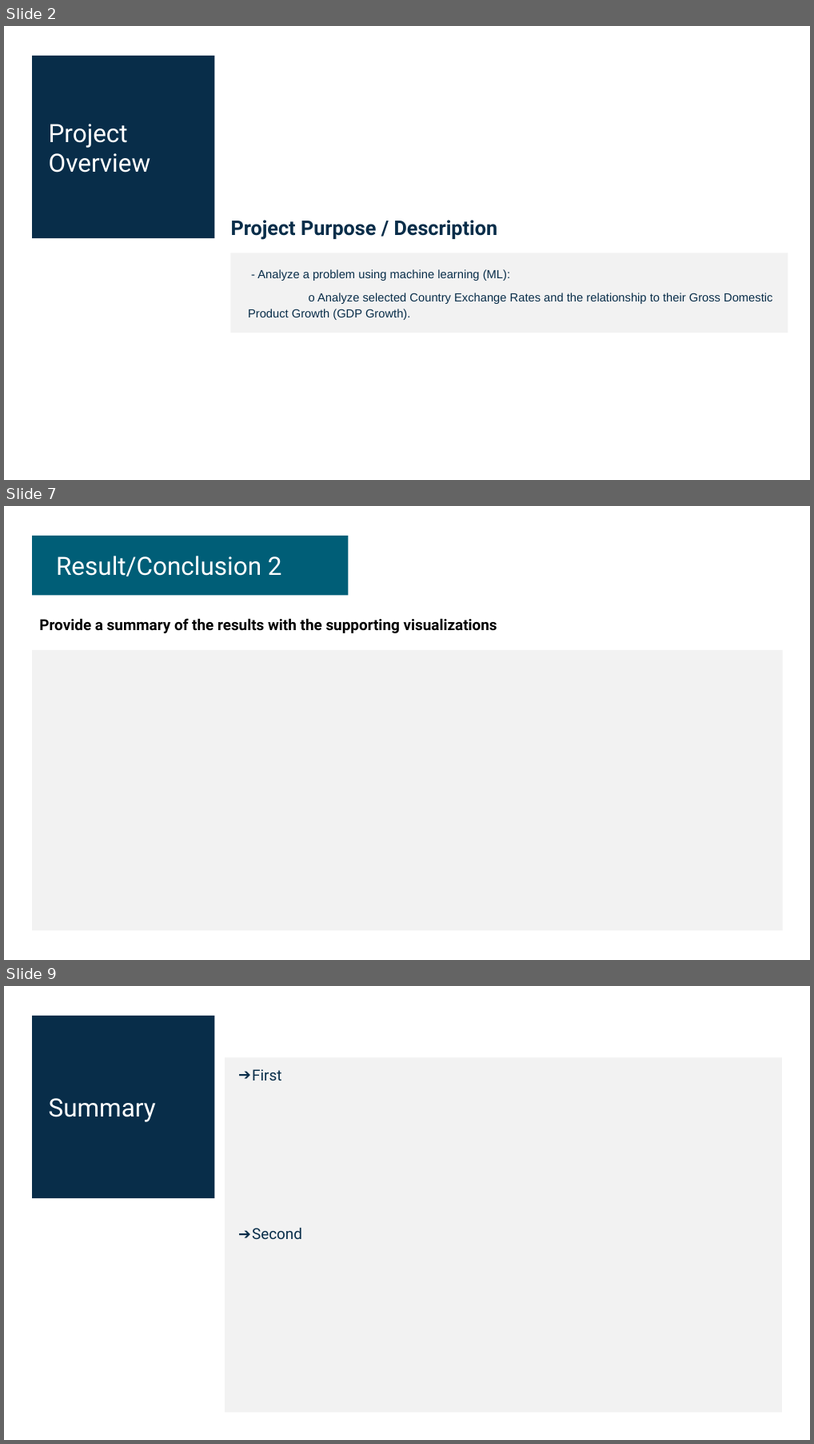
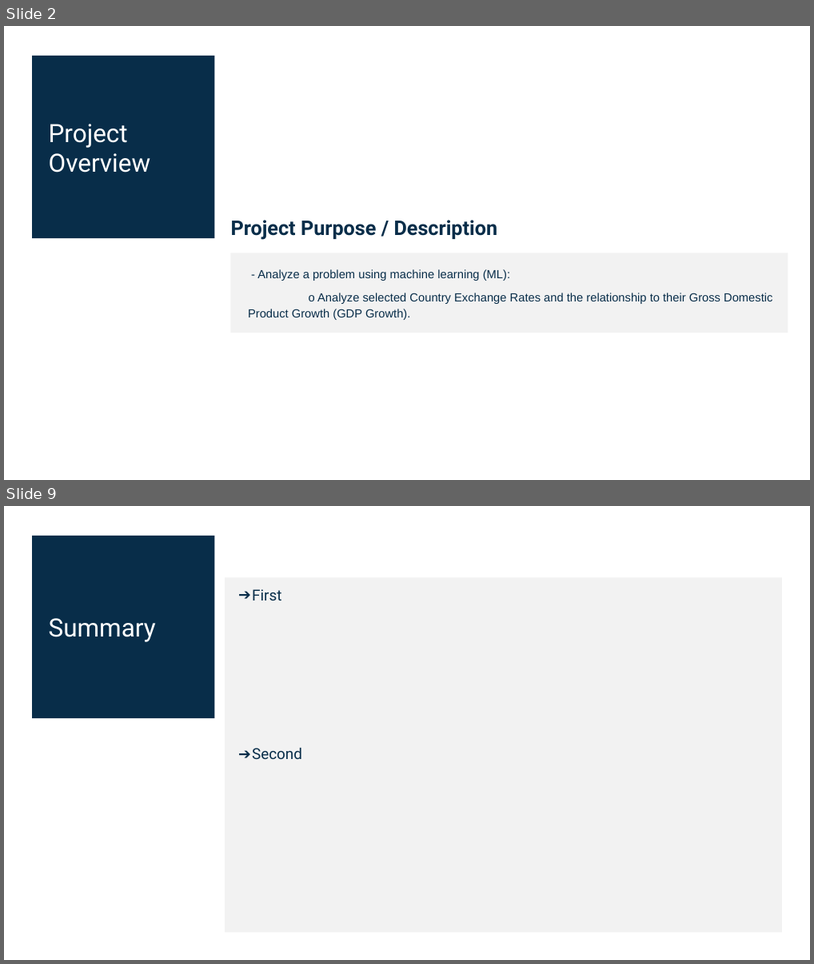
Before and after one commit to tbrown14611/Project_2, a slide deck: Team 3 AI_Bootcamp_Project_2.pptx. Shown one above the other, each under a label of ours: slides 2, 7 and 9 before the commit, slides 2 and 9 after it; the slides between them are not shown. The pictures are 814x1444 and 814x964 pixels, drawn with LibreOffice and Linux fonts; fonts in the diff are those of the drawing. Boxes give left, top, right and bottom in pixels: in the first picture for what was removed or moved away, otherwise in the second. Text is boxed around its words. In the diff, an @@ line names an element or a change of style, - is before the commit and + after.

```diff
--- a/Team 3 AI_Bootcamp_Project_2.pptx
+++ b/Team 3 AI_Bootcamp_Project_2.pptx
@@ slide 7 removed at box(4, 506, 810, 960), background #FFFFFF @@
@@ rectangle removed at box(33, 536, 349, 596) @@
@@ text removed at box(56, 556, 282, 576) @@
-Result/Conclusion 2
@@ text removed at box(39, 618, 498, 633) @@
-Provide a summary of the results with the supporting visualizations
@@ rectangle removed at box(33, 650, 784, 930) @@
```
Also in this commit, not shown: 4 slides changed, 2 slides added, 1 other slide removed.
